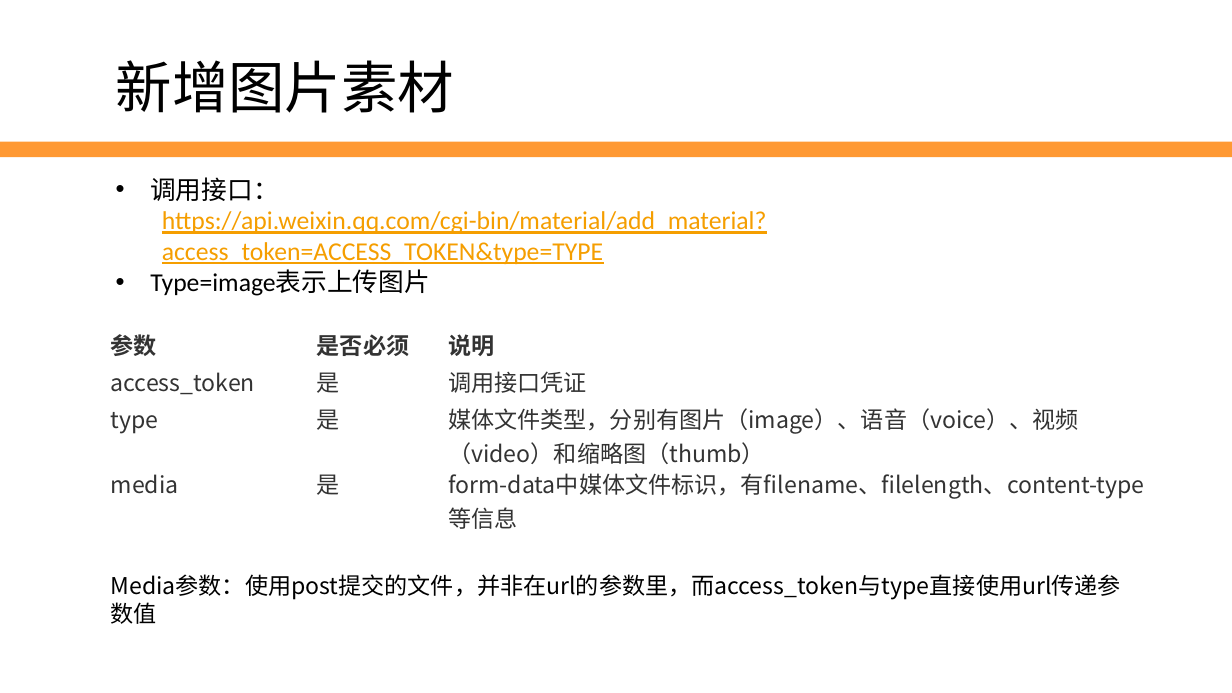
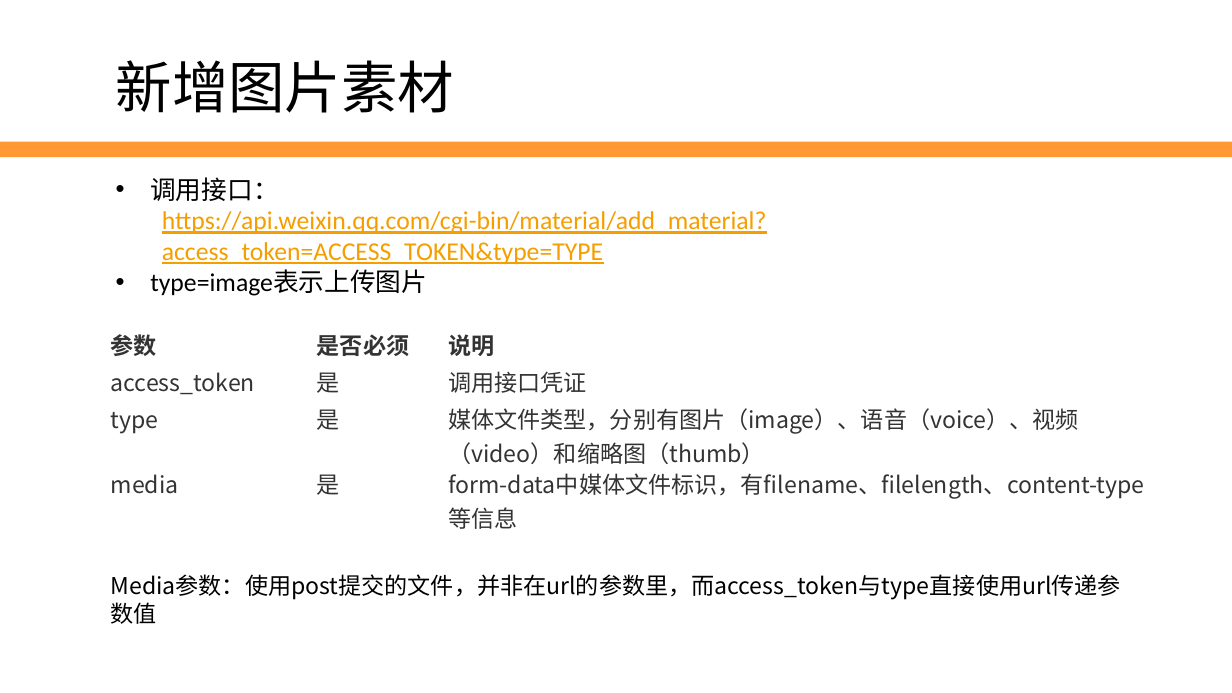
Before and after one commit to edu2act/2017-2018_1st_Wechat_Web_Programming, a slide deck: slide 11 of 第7讲 素材与图文消息.pptx. Drawn at 1232x693 pixels with LibreOffice and Linux fonts; fonts in the diff are those of the drawing; background and template pictures are left out. Boxes give left, top, right and bottom in pixels: in the first picture for what was removed or moved away, otherwise in the second. Text is boxed around its words. In the diff, an @@ line names an element or a change of style, - is before the commit and + after.

Commit message:
update ppt 10

```diff
--- a/第7讲 素材与图文消息.pptx
+++ b/第7讲 素材与图文消息.pptx
@@ text at [150, 270, 427, 296]: text changed @@
-• Type=image表示上传图片
+• type=image表示上传图片
```
Also in this commit, not shown: 1 other slide changed, 2 slides added, 1 other file.
